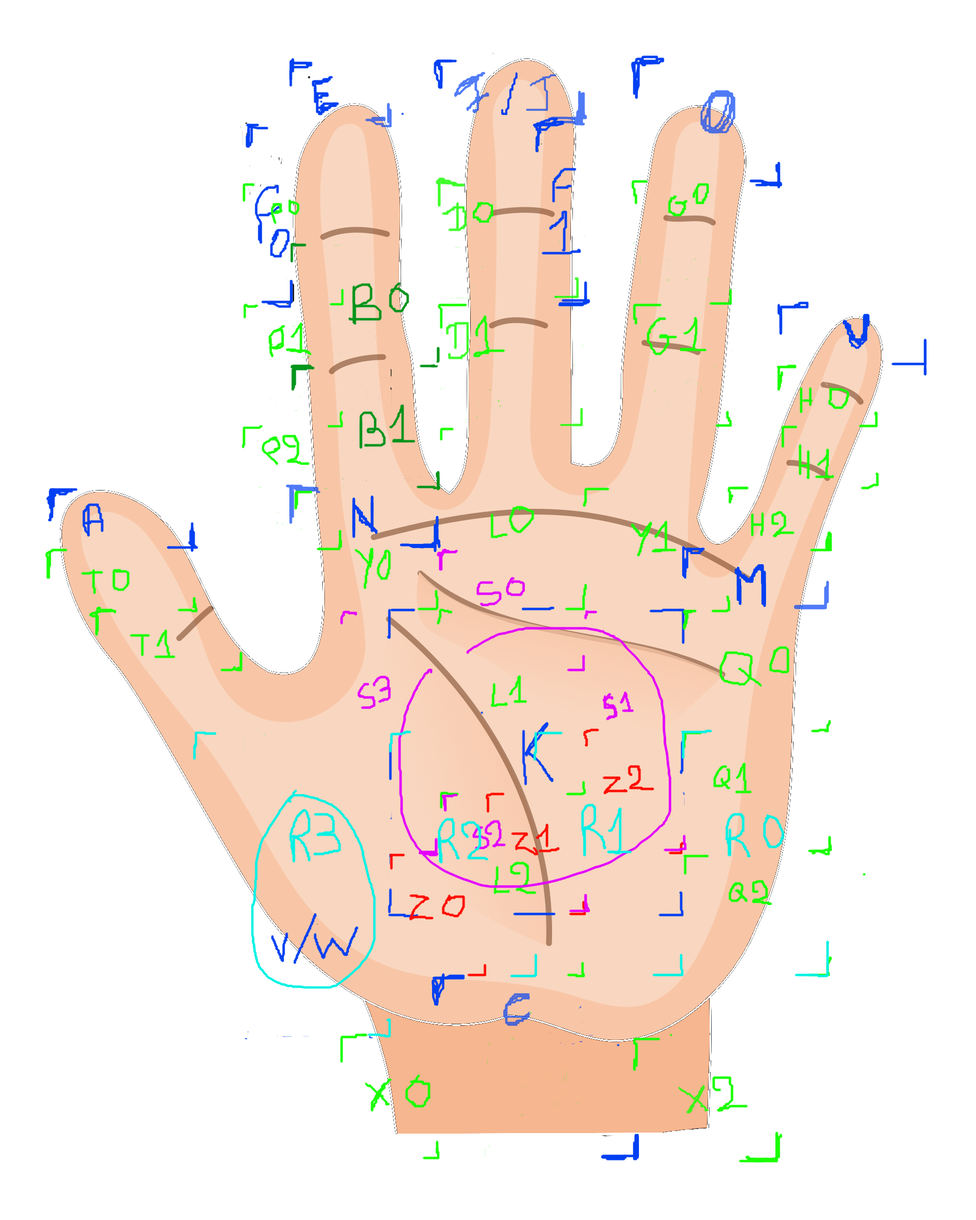
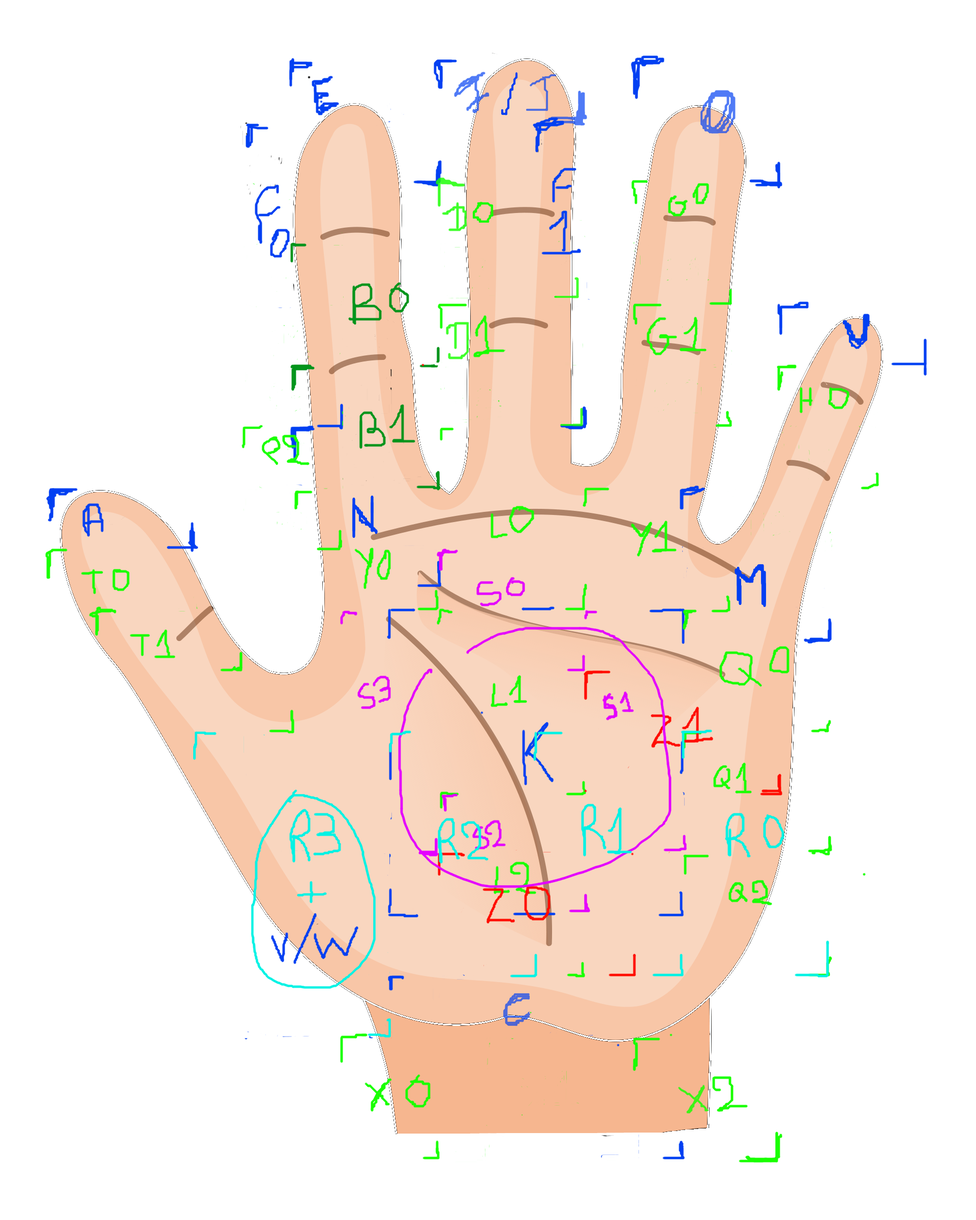
Layered file, before and after one edit (976px x 1220px). Changes by layer:
painted on "RTouch" over [296, 881, 327, 904]
renamed "SpecialSlideTouch" to "ZSlideTouch", painted on it over [389, 363, 783, 977]
painted on "SlideTouch" over [177, 183, 879, 734]
painted on "SimultaneousTouch" over [261, 102, 832, 1161]
